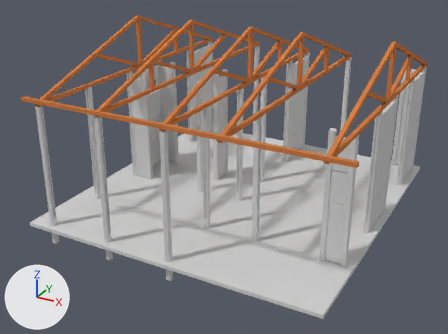
Before and after pictures for a commit that changed the Blender file ViviendaSistPrefHolcimConTecho.blend.
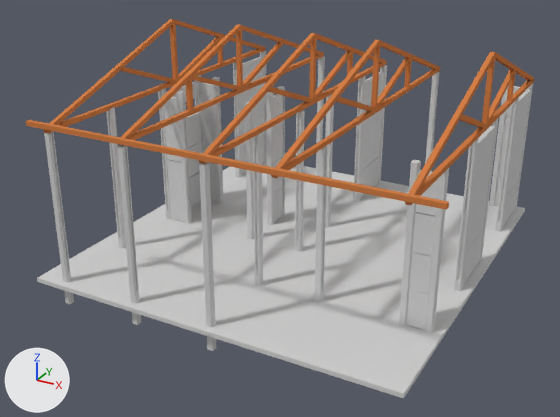
The first picture shows the older version from a 50 mm camera at (12.2, -26.0, 12.6) aimed at (-0.5, -3.1, 1.1). The close-ups show both versions on the part from 0% to 100% of the width and 0% to 100% of the height of that picture. Every picture has the same lights, and +X, +Y and +Z are marked at lower left.

Before the edit, the objects in view are built like this:
```python
me_coltipob_cube_016 = bpy.data.meshes.new('ColTipoB_Cube.016')
me_coltipob_cube_016.from_pydata(...)  # 62 vertices, 51 faces; spans x -0.12..0.12, y -3.15..3.15, z -0.12..0.12
me_coltipob_cube_016.materials.append(mat_material_001)  # its picture is missing
me_cube = bpy.data.meshes.new('Cube')
me_cube.from_pydata(...)  # a box spanning x -1.0..1.0, y -1.0..1.0, z -1.0..1.0
me_cube.materials.append(mat_material_003)  # its picture is missing
me_cube_001 = bpy.data.meshes.new('Cube.001')
me_cube_001.from_pydata(...)  # a box spanning x -1.0..174.0, y -1.0..1.0, z -1.0..1.0
me_cube_001.materials.append(mat_material_004)  # orange #d17e47
ob_coltipob_004 = bpy.data.objects.new('ColTipoB.004', me_coltipob_cube_016)
ob_coltipob_004.parent = ob_casaholcim
ob_coltipob_004.location = (2.445, 5.176, 1.621)
ob_coltipob_004.rotation_euler = (1.571, 0.0, 1.571)  # degrees (90, 0, 90)
ob_concretefloor = bpy.data.objects.new('concreteFloor', me_cube)
ob_concretefloor.parent = ob_casaholcim
ob_concretefloor.location = (-0.113, -1.777, -0.752)
ob_concretefloor.scale = (6.83, 7.26, 0.0801)
ob_perling8_8techo = bpy.data.objects.new('Perling8*8Techo', me_cube_001)
ob_perling8_8techo.parent = ob_casaholcim
ob_perling8_8techo.location = (-6.567, -8.764, 4.988)
ob_perling8_8techo.scale = (0.08, 0.08, 0.08)
# also in view: 'SIDE.001_Cube.001' at (0.1, -5.3, 6.1); 'B0-0340.016' at (-5.4, -0.2, 2.6); 'base_Cube.001' at (-2.9, -1.7, 4.9); 'ColTipoE.004' at (-5.0, -0.2, 1.6); 'ColTipoC.003' at (-5.9, -5.6, 1.6)
```
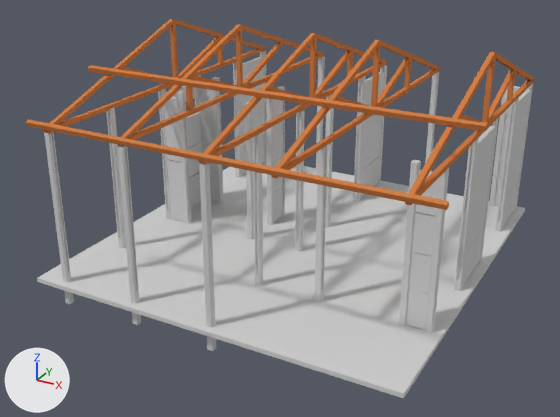
Boxes [x1, y1, x2, y2] around the edits, measured in the close-ups (560 x 417 px):
'Perling8*8Techo', turned: before [26, 120, 449, 210]; after [25, 119, 449, 210]
'Perling8*8Techo.001', added (orange): after [87, 65, 488, 131]

What changed in the scene script:
```text
Change ob_perling8_8techo:
    ob_perling8_8techo.rotation_euler: (0.0, 0.0, 0.0) -> (0.316, 0.0, 0.0)  # degrees (0, 0, 0) -> degrees (18, 0, 0)
Add ob_perling8_8techo_001:
    ob_perling8_8techo_001 = bpy.data.objects.new('Perling8*8Techo.001', me_cube_001.copy())  # the mesh of ob_perling8_8techo
    ob_perling8_8techo_001.parent = ob_casaholcim
    ob_perling8_8techo_001.location = (-6.567, -5.651, 6.121)
    ob_perling8_8techo_001.rotation_euler = (0.316, 0.0, 0.0)  # degrees (18, 0, 0)
    ob_perling8_8techo_001.scale = (0.08, 0.08, 0.08)
```
